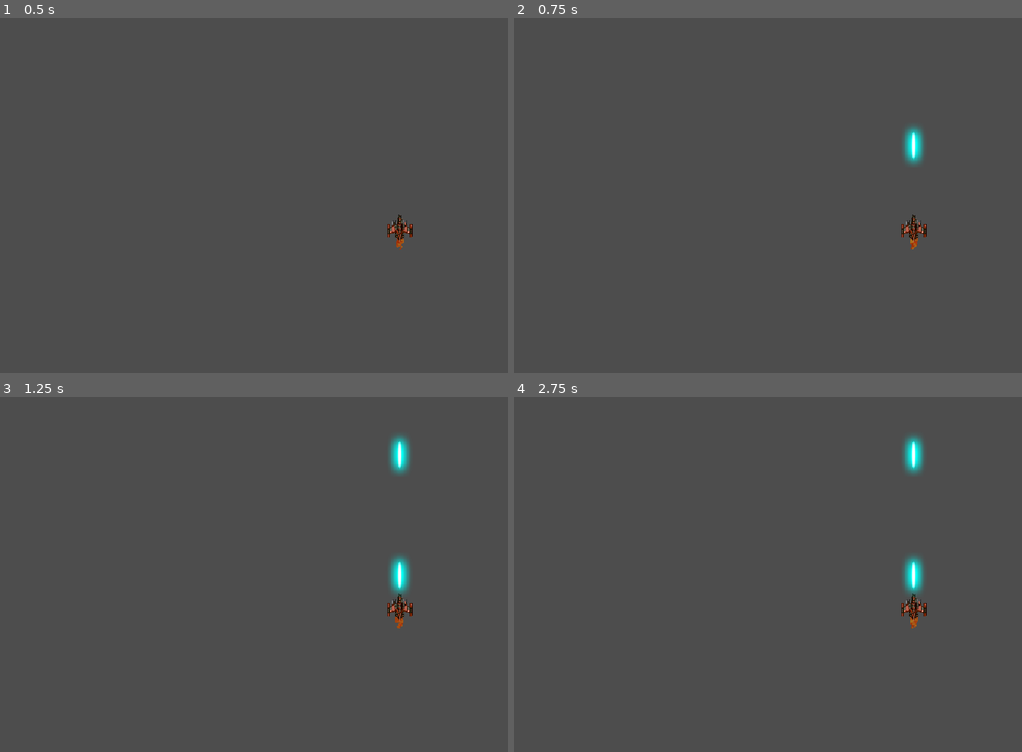
Above: before the commit, frames 1-4 (two rows, left to right).
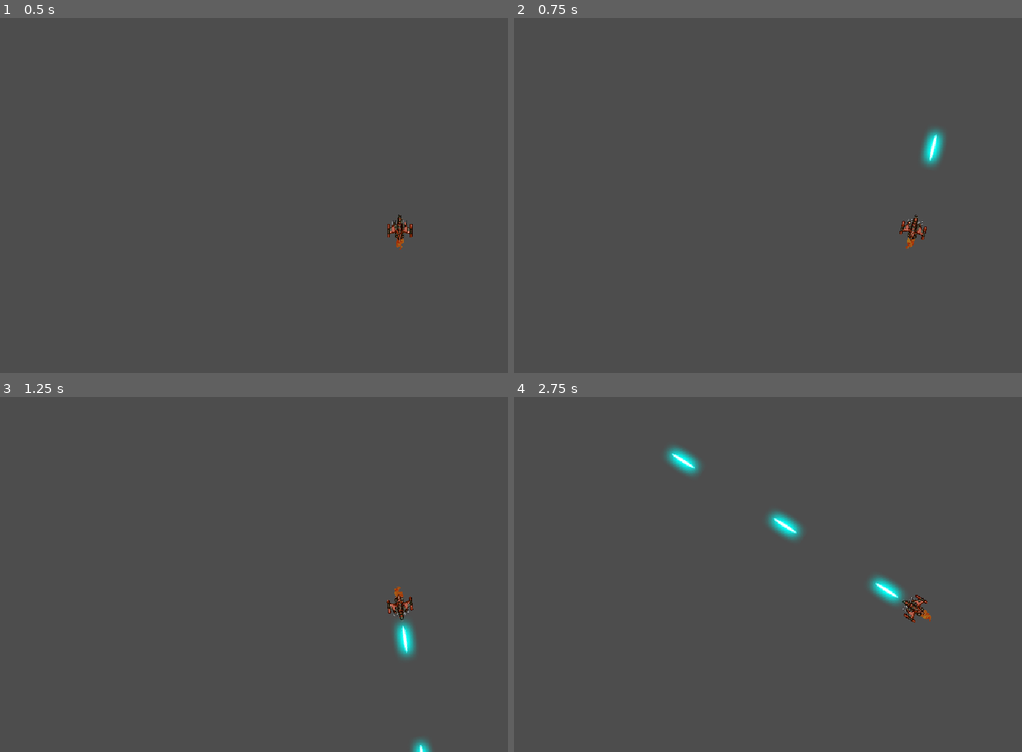
Above: after the commit, the same moments.

Repository: FrancisToastedBuns/Practice-Games
Game: Godot game, scene res://main.tscn
Same seed, same stepped clock (60 frames per second), same inputs: the game is played once before the commit and once after it.
Inputs:
- Up to frame 1 (0.5 s): no input
- Up to frame 2 (0.75 s): tap Enter at 0.5 s; hold D (rotate_right) from 0.53 s (still down); hold Space (shoot) from 0.53 s (still down)
- Up to frame 3 (1.25 s): keep holding D (rotate_right); keep holding Space (shoot)
- Up to frame 4 (2.75 s): release D (rotate_right) at 1.28 s; release Space (shoot) at 1.28 s; hold A (rotate_left) 1.28-2.03 s; tap Space (shoot) at 1.35 s; hold D (rotate_right) from 2.03 s (still down); hold Space (shoot) from 2.03 s (still down)

Frame 1 is identical in both runs. In frame 2, 0.9% of the frame differs, in the area x 75-85%, y 30-66%; in frame 3, 1.4%; in frame 4, 2.1%, in the area x 29-83%, y 10-66%.

Commit message:
Update player.gd

Diff:
--- a/space_rocks/assets/player/player.gd
+++ b/space_rocks/assets/player/player.gd
@@ -1,25 +1,42 @@
 extends RigidBody2D
 @export var Bullet : PackedScene
 var recently_shot = true
+var rotation_speed = 8000
+var spinning = 0
+var thrust = Vector2.ZERO
+var engine_power = 300
 
-func _physics_process(delta):
+var rotation_dir = 0
+var screensize = Vector2.ZERO
+var can_shoot = true
+var reset_pos = false
+
+func _physics_process(_delta):
+	constant_torque = rotation_speed * spinning
+	constant_force = thrust
+	screensize = get_viewport_rect().size
+
+func _process(_delta: float) -> void:
+	thrust = Vector2.ZERO
+	spinning = Input.get_axis("rotate_left","rotate_right")
+	if Input.is_action_pressed("thrust"):
+		thrust = transform.x * engine_power
 	if Input.is_action_pressed("shoot"):
-		print("testing")
-		if recently_shot:
+		if can_shoot:
 			shoot()
-			recently_shot = false
+			can_shoot = false
 			await get_tree().create_timer(0.3).timeout
-			recently_shot = true
-	if Input.is_action_just_pressed("rotate_left"):
-		$P
-	if Input.is_action_just_pressed("rotate_right"):
-		shoot()
-	if Input.is_action_just_pressed("thrust"):
-		shoot()
-	if Input.is_action_just_pressed("pause"):
-		shoot()
-
+			can_shoot = true
 func shoot():
 	var b = Bullet.instantiate()
 	add_child(b)
 	b.transform = $Muzzle.transform
+
+func _integrate_forces(physics_state):
+	if reset_pos:
+		physics_state.transform.origin = screensize / 2
+		reset_pos = false
+	var xform = physics_state.transform
+	xform.origin.x = wrapf(xform.origin.x, 0, screensize.x)
+	xform.origin.y = wrapf(xform.origin.y, 0, screensize.y)
+	physics_state.transform = xform
